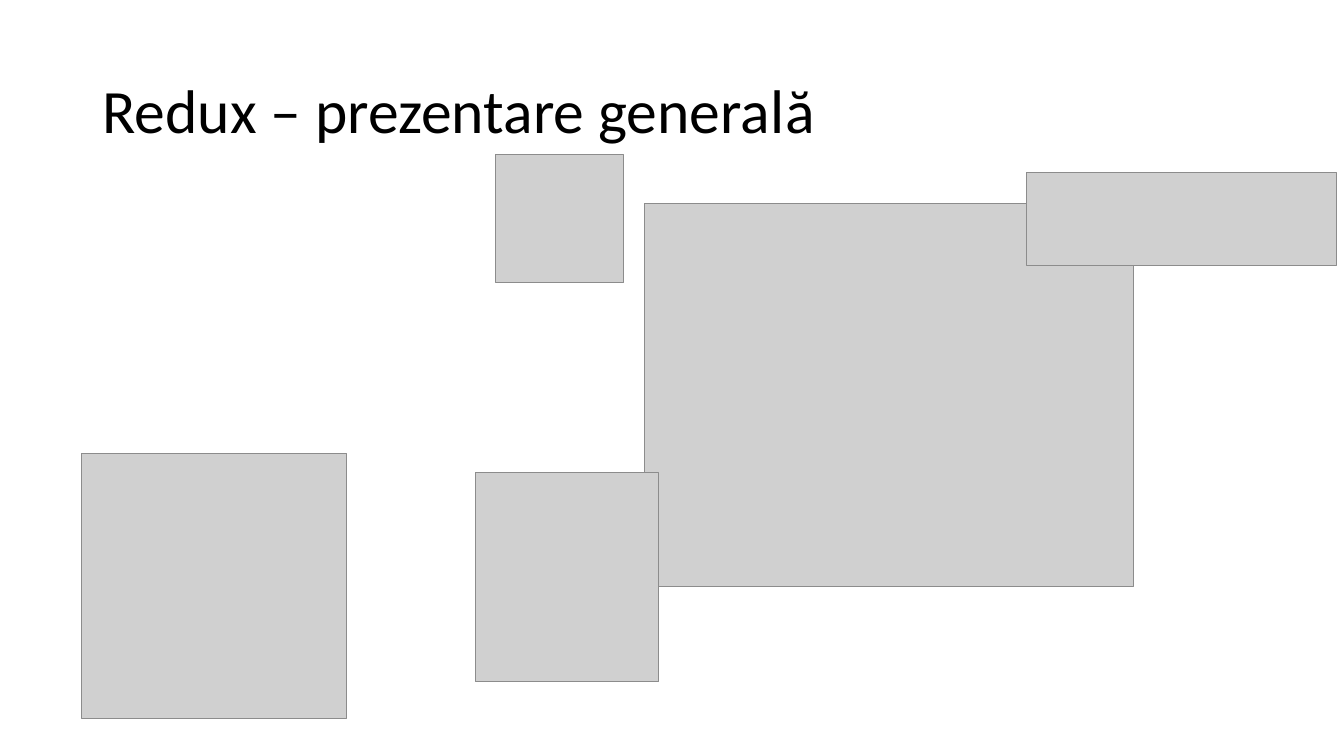
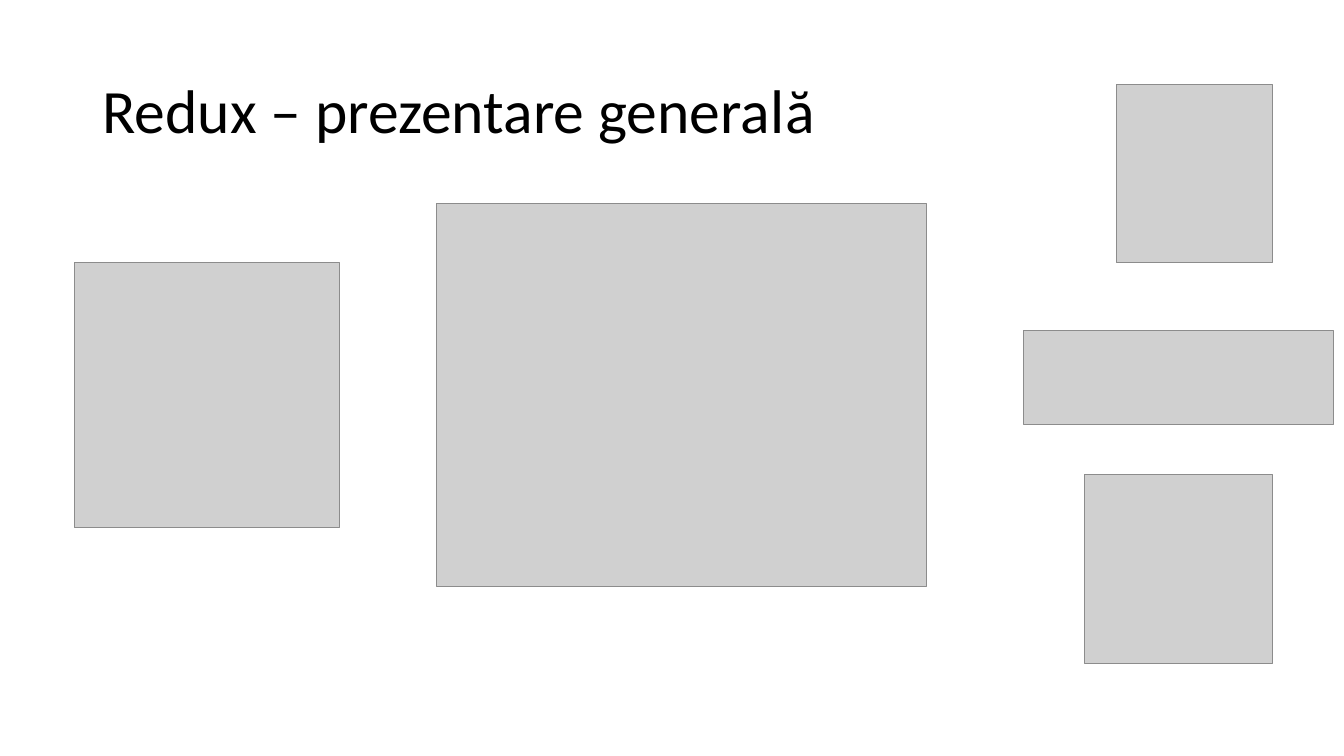
Before and after one commit to cubbK/teza-an2, a slide deck: slide 2 of TezaDanPopaPrezentare.pptx. Drawn at 1344x756 pixels with LibreOffice and Linux fonts; fonts in the diff are those of the drawing; grey boxes stand for pictures. Boxes give left, top, right and bottom in pixels: in the first picture for what was removed or moved away, otherwise in the second. Text is boxed around its words. In the diff, an @@ line names an element or a change of style, - is before the commit and + after.

```diff
--- a/TezaDanPopaPrezentare.pptx
+++ b/TezaDanPopaPrezentare.pptx
@@ picture: place and size @@
-picture at [475,473,658,683]
+picture at [1116,85,1272,263]
@@ picture: place and size @@
-picture at [644,204,1134,587]
+picture at [437,204,927,587]
@@ picture: place and size @@
-picture at [82,454,347,719]
+picture at [75,263,340,528]
@@ picture: place and size @@
-picture at [1027,172,1337,266]
+picture at [1024,331,1334,424]
@@ picture: place and size @@
-picture at [496,154,624,282]
+picture at [1085,475,1273,663]
```
Also in this commit, not shown: 8 slides added, 1 slide removed, 2 other files.
